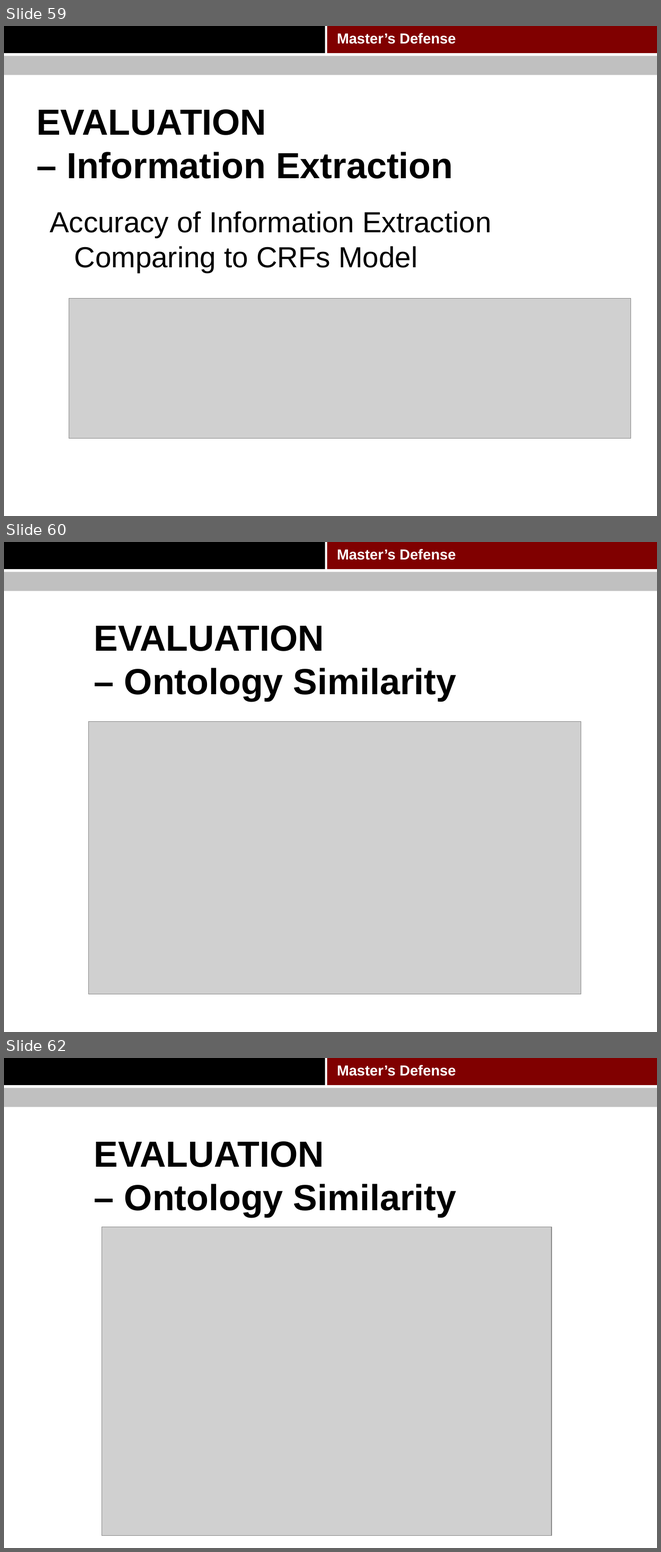
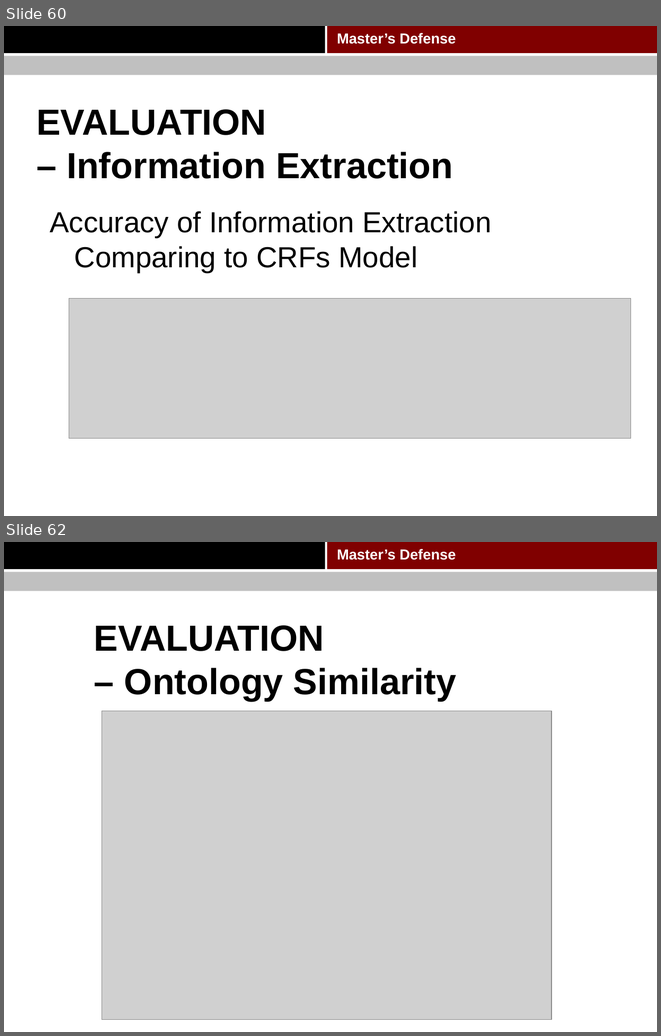
Before and after one commit to pkushiqiang/thesis, a slide deck: media/Master's thesis.pptx. Shown one above the other, each under a label of ours: slides 59, 60 and 62 before the commit, slides 60 and 62 after it; the slides between them are not shown. The pictures are 661x1552 and 661x1036 pixels, drawn with LibreOffice and Linux fonts; fonts in the diff are those of the drawing; grey boxes stand for pictures; background and template pictures are left out. Boxes give left, top, right and bottom in pixels: in the first picture for what was removed or moved away, otherwise in the second. Text is boxed around its words. In the diff, an @@ line names an element or a change of style, - is before the commit and + after.

```diff
--- a/media/Master's thesis.pptx
+++ b/media/Master's thesis.pptx
@@ slide 60 removed at box(4, 542, 657, 1032), background #FFFFFF; not listed: 4 template elements that a slide beside it also shows @@
@@ title removed at box(94, 625, 457, 701) @@
-EVALUATION
-– Ontology Similarity
@@ picture removed at box(89, 722, 581, 994) @@
@@ what was slide 59 is now slide 60 @@
```
Also in this commit, not shown: 10 slides changed, 1 slide added.
